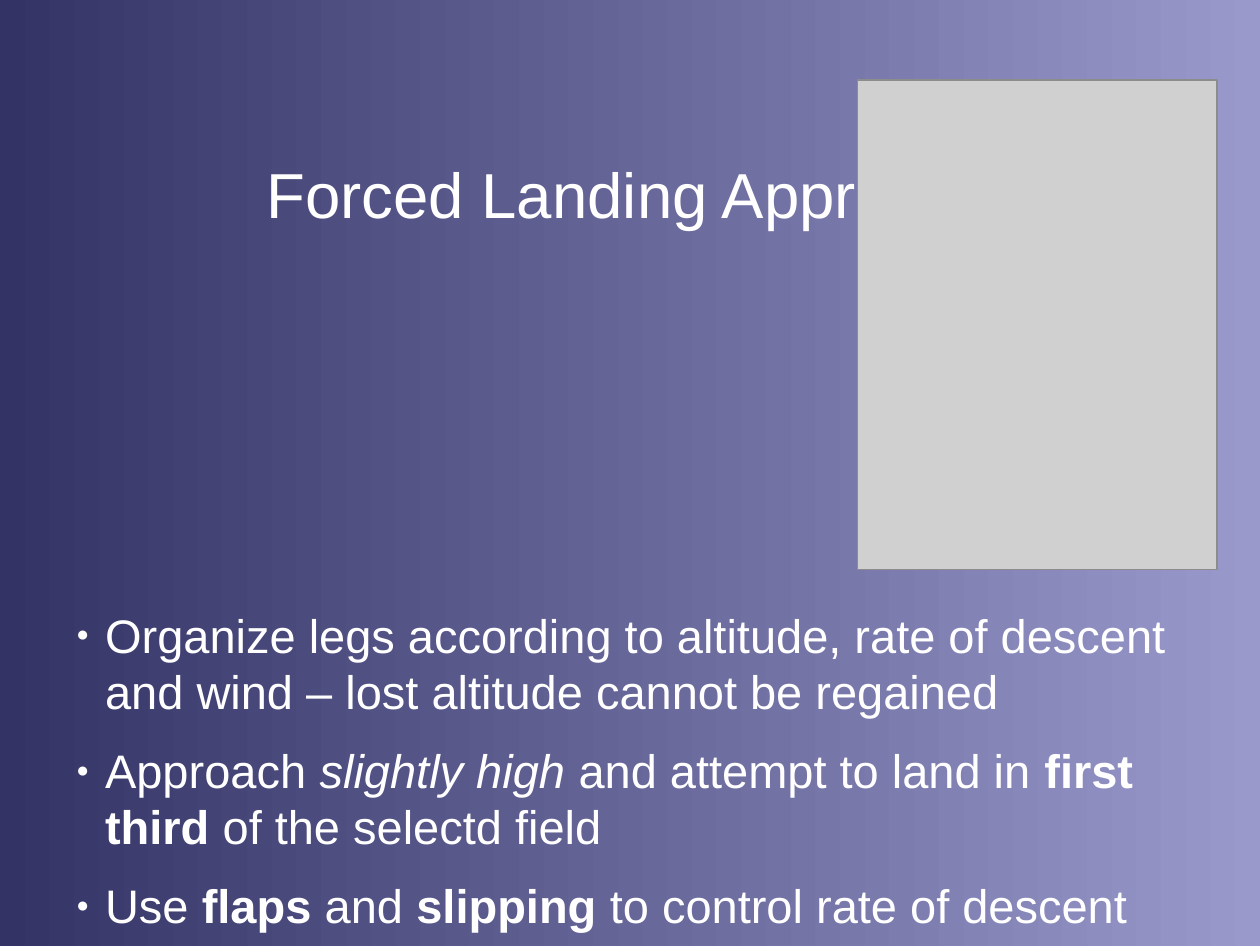
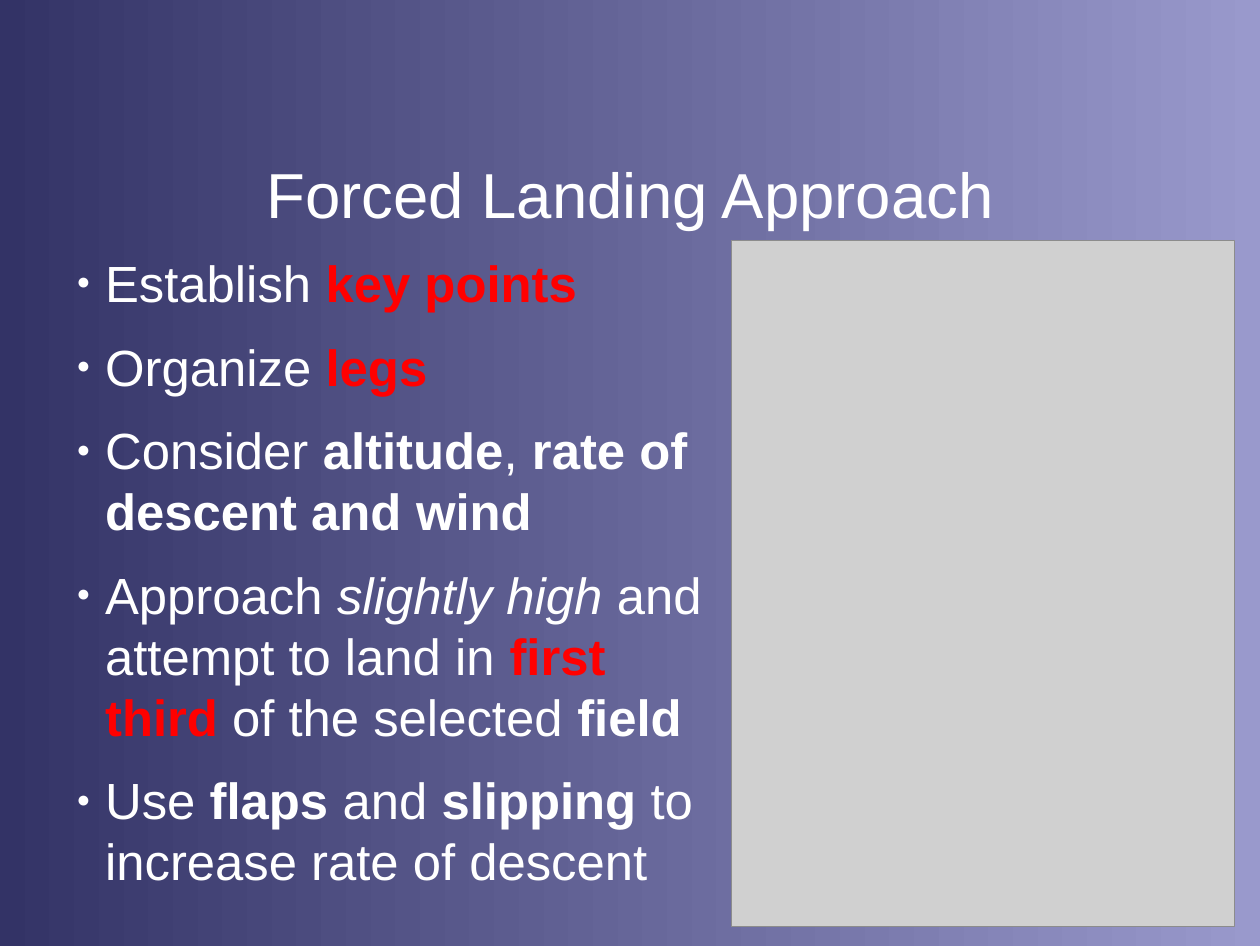
Before and after one commit to stephanheinemann/flight, a slide deck: slide 10 of FI/ForcedLanding/ForcedLanding.odp (slide 9 before the commit). Drawn at 1260x946 pixels with LibreOffice and Linux fonts; fonts in the diff are those of the drawing; grey boxes stand for pictures; background and template pictures are left out. Boxes give left, top, right and bottom in pixels: in the first picture for what was removed or moved away, otherwise in the second. Text is boxed around its words. In the diff, an @@ line names an element or a change of style, - is before the commit and + after.

Commit message:
extended forced presentation

```diff
--- a/FI/ForcedLanding/ForcedLanding.odp
+++ b/FI/ForcedLanding/ForcedLanding.odp
@@ text at <box>105,265,702,881</box>: text changed; size 29.6 to 32 pt @@
-● Organize legs according to altitude, rate of descent and wind – lost altitude cannot be regained
-● Approach slightly high and attempt to land in first third of the selectd field
-● Use flaps and slipping to control rate of descent
+● Establish key points
+● Organize legs
+● Consider altitude, rate of descent and wind
+● Approach slightly high and attempt to land in first third of the selected field
+● Use flaps and slipping to increase rate of descent
@@ picture: place and size @@
-picture at <box>858,80,1218,569</box>
+picture at <box>732,240,1235,926</box>
```
Also in this commit, not shown: 9 other slides changed, 2 slides added, 7 slides removed, 7 other files.
